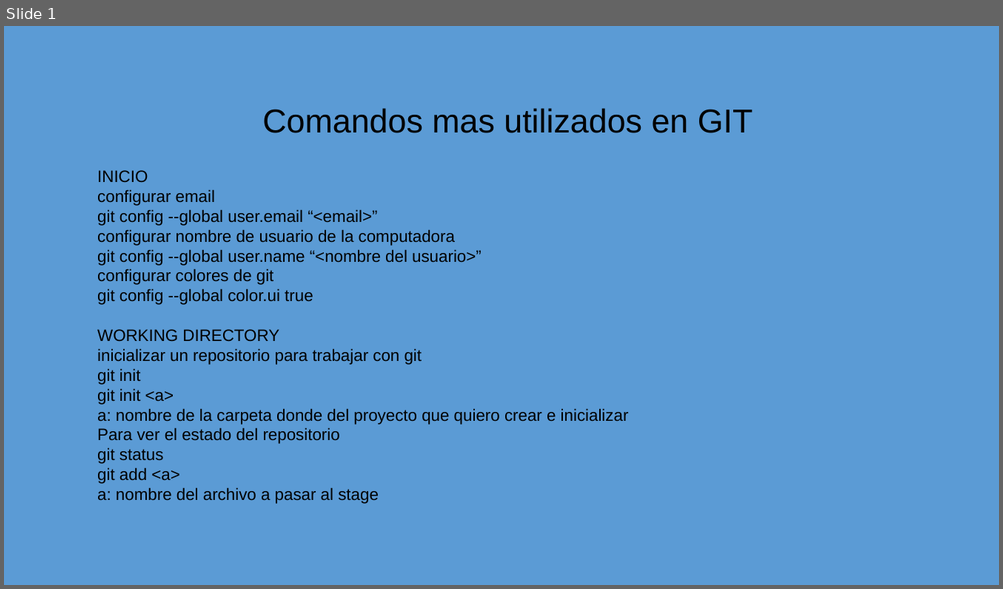
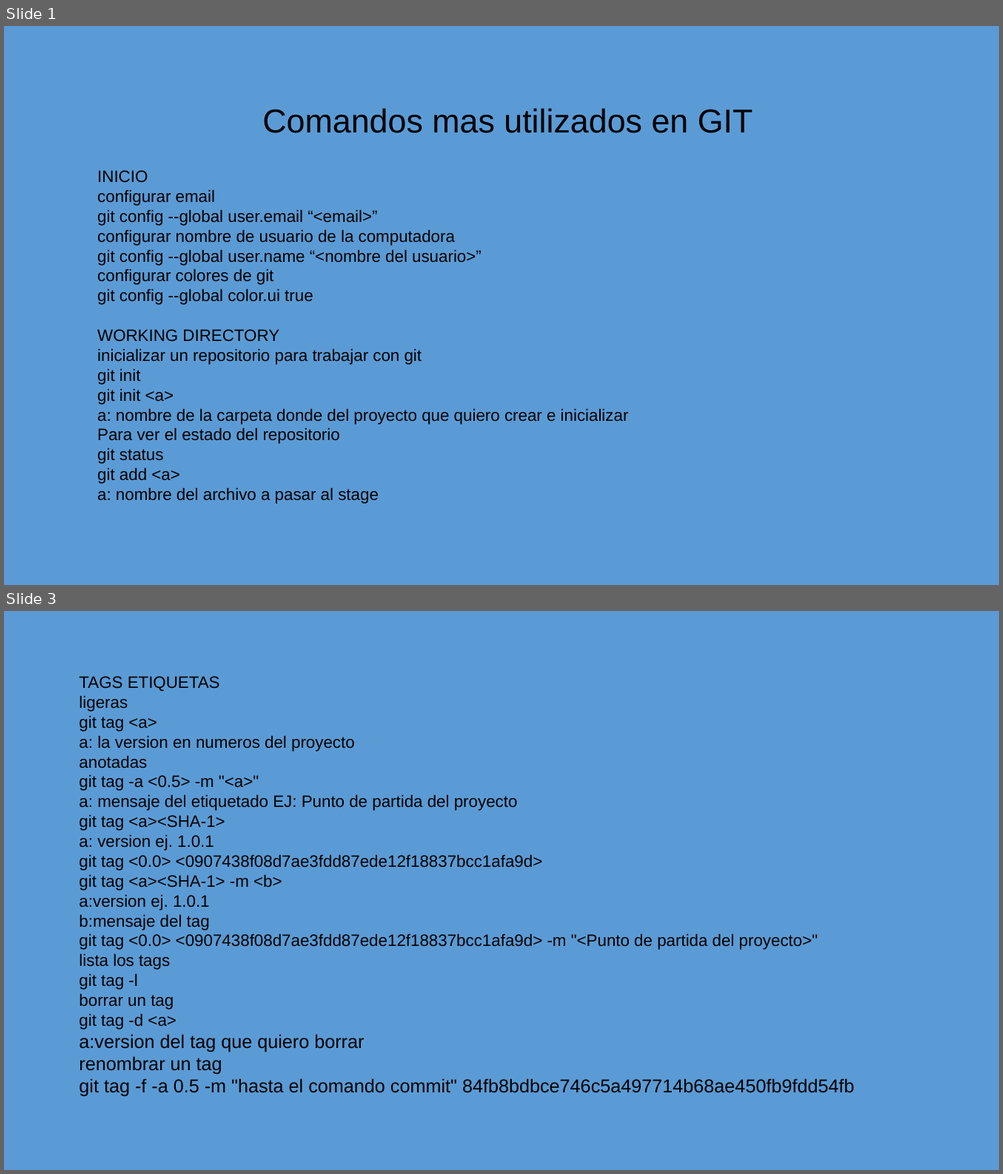
Before and after one commit to camaviga11/cursoGITv2, a slide deck: presentasionComandos.pptx. Shown one above the other, each under a label of ours: slide 1 before the commit, slides 1 and 3 after it; the slides between them are not shown. The pictures are 1003x589 and 1003x1174 pixels, drawn with LibreOffice and Linux fonts; fonts in the diff are those of the drawing. Boxes give left, top, right and bottom in pixels: in the first picture for what was removed or moved away, otherwise in the second. Text is boxed around its words. In the diff, an @@ line names an element or a change of style, - is before the commit and + after.

Commit message:
Edicion de comandos hasta los TAGS

```diff
--- a/presentasionComandos.pptx
+++ b/presentasionComandos.pptx
@@ slide 3 added at bbox=[4, 611, 999, 1170], background #5B9BD5 @@
@@ text added at bbox=[79, 676, 854, 1097], 16 pt, text #000000 @@
+TAGS ETIQUETAS
+ligeras
+git tag <a>
+a: la version en numeros del proyecto
+anotadas
+git tag -a <0.5> -m "<a>"
+a: mensaje del etiquetado EJ: Punto de partida del proyecto
+git tag <a><SHA-1>
+a: version ej. 1.0.1
+git tag <0.0> <0907438f08d7ae3fdd87ede12f18837bcc1afa9d>
+git tag <a><SHA-1> -m <b>
+a:version ej. 1.0.1
+b:mensaje del tag
+git tag <0.0> <0907438f08d7ae3fdd87ede12f18837bcc1afa9d> -m "<Punto de partida del proyecto>"
+lista los tags
+git tag -l
+borrar un tag
+git tag -d <a>
+a:version del tag que quiero borrar
+renombrar un tag
+git tag -f -a 0.5 -m "hasta el comando commit" 84fb8bdbce746c5a497714b68ae450fb9fdd54fb
```
Also in this commit, not shown: 1 slide changed.
